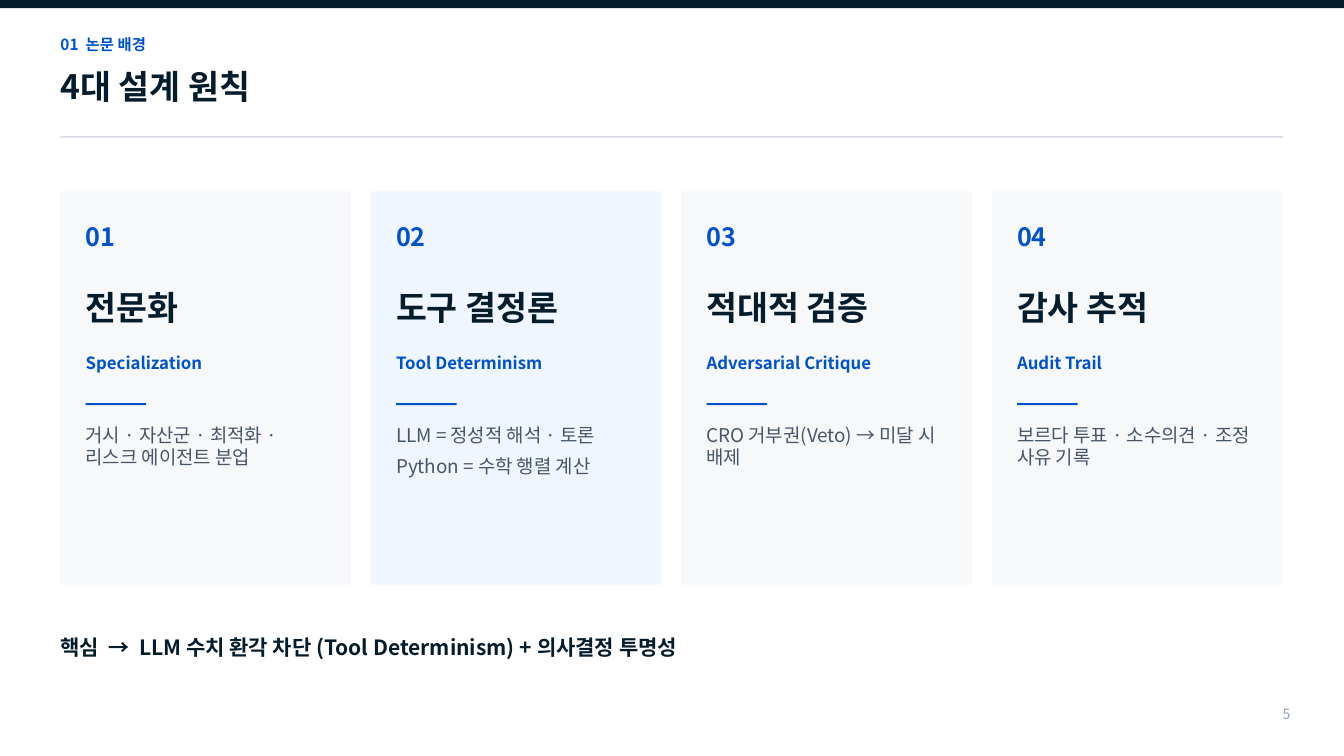
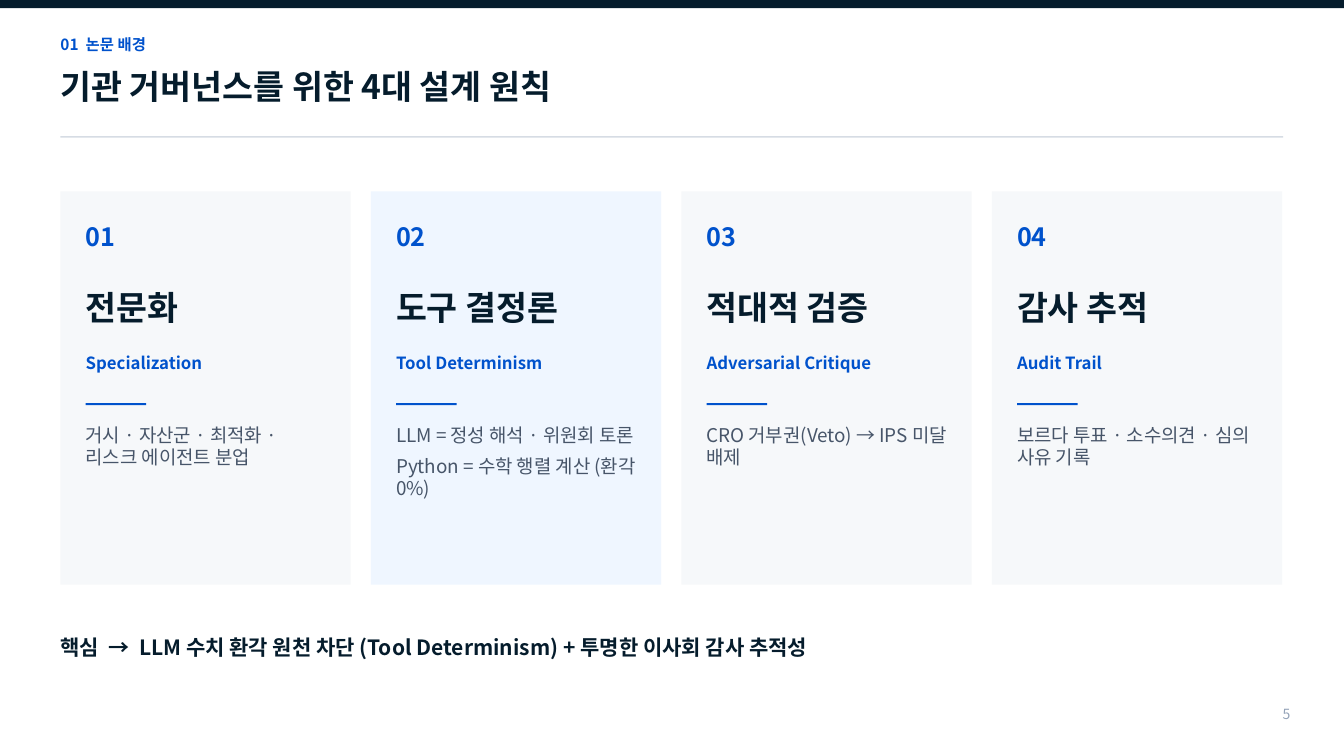
Before and after one commit to Placer-BAE/self-driving-portfolio, a slide deck: slide 5 of The_Self_Driving_Portfolio_중간발표_최종본.pptx. Drawn at 1344x756 pixels with LibreOffice and Linux fonts; fonts in the diff are those of the drawing. Boxes give left, top, right and bottom in pixels: in the first picture for what was removed or moved away, otherwise in the second. Text is boxed around its words. In the diff, an @@ line names an element or a change of style, - is before the commit and + after.

```diff
--- a/The_Self_Driving_Portfolio_중간발표_최종본.pptx
+++ b/The_Self_Driving_Portfolio_중간발표_최종본.pptx
@@ text at (x1=60, y1=70, x2=551, y2=102): text changed @@
-4대 설계 원칙
+기관 거버넌스를 위한 4대 설계 원칙
@@ text at (x1=396, y1=426, x2=636, y2=499): text changed @@
-LLM = 정성적 해석 · 토론
-Python = 수학 행렬 계산
+LLM = 정성 해석 · 위원회 토론
+Python = 수학 행렬 계산 (환각 0%)
@@ text at (x1=707, y1=426, x2=947, y2=466): text changed @@
-CRO 거부권(Veto) → 미달 시 배제
+CRO 거부권(Veto) → IPS 미달 배제
@@ text at (x1=1017, y1=426, x2=1250, y2=466): text changed @@
-보르다 투표 · 소수의견 · 조정 사유 기록
+보르다 투표 · 소수의견 · 심의 사유 기록
@@ text at (x1=60, y1=637, x2=807, y2=659): text changed @@
-핵심 → LLM 수치 환각 차단 (Tool Determinism) + 의사결정 투명성
+핵심 → LLM 수치 환각 원천 차단 (Tool Determinism) + 투명한 이사회 감사 추적성
```
Also in this commit, not shown: 13 other slides changed, 3 other files.
